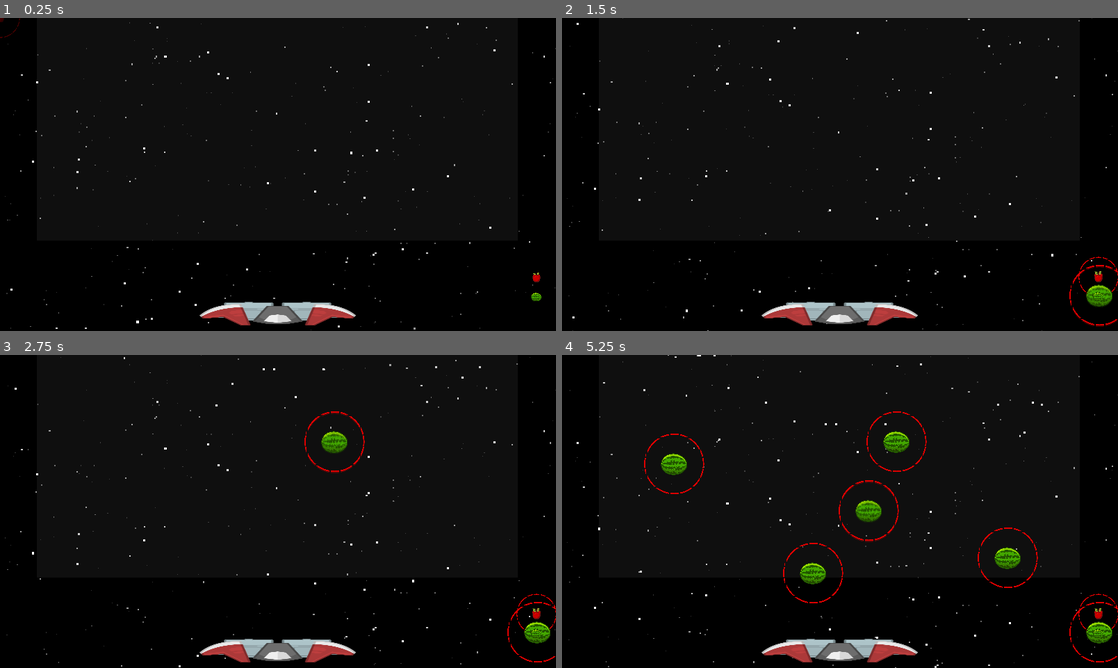
Above: before the commit, frames 1-4 (two rows, left to right).
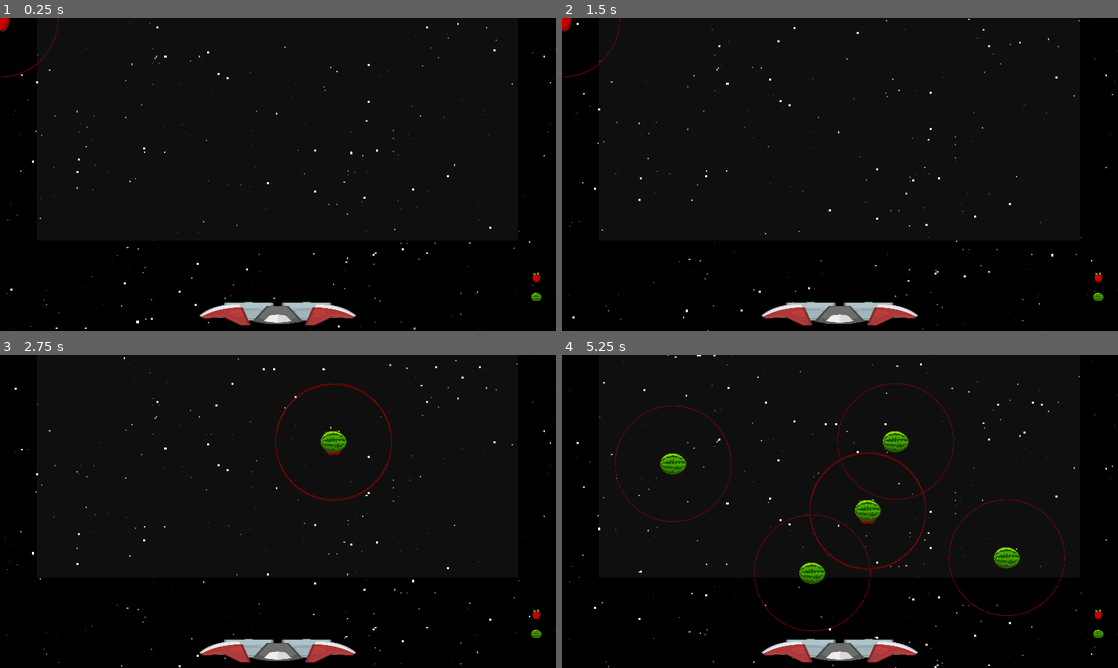
Above: after the commit, the same moments.

Repository: moby-it/cosmic-jack
Game: Godot game, scene res://scenes/main.tscn
Two runs of this game, one before a commit and one after it. Both use one fixed random seed, a clock stepped at 60 frames per second and the inputs below.
Inputs (mouse positions are in pixels of both pictures, inside the frame that each line leads up to):
- Up to frame 1 (0.25 s): no input
- Up to frame 2 (1.5 s): move the mouse to (1101, 277) at 0.52 s; click (1101, 277) at 0.67 s; move the mouse to (1095, 296) at 1.27 s; click (1095, 296) at 1.42 s
- Up to frame 3 (2.75 s): move the mouse to (333, 442) at 2.02 s; click (333, 442) at 2.17 s
- Up to frame 4 (5.25 s): move the mouse to (812, 574) at 2.77 s; click (812, 574) at 2.92 s; move the mouse to (1006, 558) at 3.52 s; click (1006, 558) at 3.67 s; move the mouse to (673, 464) at 4.27 s; click (673, 464) at 4.42 s; move the mouse to (867, 511) at 5.02 s; click (867, 511) at 5.17 s

The runs differ from the first frame. In frame 1, 0.1% of the frame differs, in the area x 0-11%, y 0-19%; in frame 2, 0.5%; in frame 3, 1.0%; in frame 4, 2.4%, in the area x 9-100%, y 9-99%.

Commit message:
cleaning up fruit HUD and placement
added parametric radius to fruits

Diff:
--- a/entities/apple.tscn
+++ /dev/null
@@ -1,64 +0,0 @@
-[gd_scene load_steps=7 format=3 uid="uid://cxvhh5yd3tff6"]
-
-[ext_resource type="Texture2D" uid="uid://cj31wjyhtnxcr" path="res://assets/red-apple-with-radius.png" id="1_7fswt"]
-[ext_resource type="Texture2D" uid="uid://csjbedbowth7i" path="res://assets/red-apple-with-radius-triggered_1.png" id="2_2gh6w"]
-
-[sub_resource type="Animation" id="Animation_qw4qw"]
-length = 0.001
-tracks/0/type = "value"
-tracks/0/imported = false
-tracks/0/enabled = true
-tracks/0/path = NodePath("Sprite2D:texture")
-tracks/0/interp = 1
-tracks/0/loop_wrap = true
-tracks/0/keys = {
-"times": PackedFloat32Array(0),
-"transitions": PackedFloat32Array(1),
-"update": 1,
-"values": [ExtResource("1_7fswt")]
-}
-
-[sub_resource type="Animation" id="Animation_ojryd"]
-resource_name = "triggered"
-length = 2.0
-loop_mode = 1
-step = 1.0
-tracks/0/type = "value"
-tracks/0/imported = false
-tracks/0/enabled = true
-tracks/0/path = NodePath("Sprite2D:texture")
-tracks/0/interp = 1
-tracks/0/loop_wrap = true
-tracks/0/keys = {
-"times": PackedFloat32Array(0, 1),
-"transitions": PackedFloat32Array(1, 1),
-"update": 1,
-"values": [ExtResource("2_2gh6w"), ExtResource("1_7fswt")]
-}
-
-[sub_resource type="AnimationLibrary" id="AnimationLibrary_bw73g"]
-_data = {
-"RESET": SubResource("Animation_qw4qw"),
-"triggered": SubResource("Animation_ojryd")
-}
-
-[sub_resource type="CircleShape2D" id="CircleShape2D_ajhhp"]
-radius = 748.0
-
-[node name="Apple" type="Node2D"]
-position = Vector2(0, 4)
-
-[node name="Sprite2D" type="Sprite2D" parent="."]
-scale = Vector2(0.1, 0.1)
-texture = ExtResource("1_7fswt")
-
-[node name="AnimationPlayer" type="AnimationPlayer" parent="Sprite2D"]
-root_node = NodePath("../..")
-libraries = {
-"": SubResource("AnimationLibrary_bw73g")
-}
-
-[node name="Area2D" type="Area2D" parent="Sprite2D"]
-
-[node name="CollisionShape2D" type="CollisionShape2D" parent="Sprite2D/Area2D"]
-shape = SubResource("CircleShape2D_ajhhp")
--- a/entities/enemy.tscn
+++ b/entities/enemy.tscn
@@ -1,3 +1,18 @@
-[gd_scene format=3 uid="uid://dy1ndkh3j6my7"]
+[gd_scene load_steps=3 format=3 uid="uid://dy1ndkh3j6my7"]
+
+[ext_resource type="Texture2D" uid="uid://ufqmqwe88t4d" path="res://assets/space_croc.png" id="1_ifeyg"]
+
+[sub_resource type="CapsuleShape2D" id="CapsuleShape2D_l7qrp"]
+radius = 107.0
+height = 264.0
 
 [node name="Enemy" type="Node2D"]
+
+[node name="Area2D" type="Area2D" parent="."]
+
+[node name="CollisionShape2D" type="CollisionShape2D" parent="Area2D"]
+position = Vector2(10, 6)
+shape = SubResource("CapsuleShape2D_l7qrp")
+
+[node name="Sprite2D" type="Sprite2D" parent="."]
+texture = ExtResource("1_ifeyg")
--- /dev/null
+++ b/entities/fruits/apple.gd
@@ -0,0 +1,20 @@
+extends Node2D
+
+@export var radius: int = 200
+@export var border_radius: float = 10.0
+@export var border_color: Color = Color.DARK_RED
+@export var border_width: float = 2.0
+@onready var collision_shape = $Area2D/CollisionShape2D
+@onready var sprite = $Sprite2D
+
+func _draw() -> void:
+	collision_shape.shape.radius = radius
+	draw_circle(sprite.position, radius, border_color, false, border_width)
+	pass # Replace with function body.
+
+# Called every frame. 'delta' is the elapsed time since the previous frame.
+func _process(delta: float) -> void:
+	pass
+
+func change_transparency():
+	self.modulate.a = 0.5
--- /dev/null
+++ b/entities/fruits/apple.tscn
@@ -0,0 +1,20 @@
+[gd_scene load_steps=4 format=3 uid="uid://cxvhh5yd3tff6"]
+
+[ext_resource type="Script" path="res://entities/fruits/apple.gd" id="1_q66ws"]
+[ext_resource type="Texture2D" uid="uid://1po65a0m6jx7" path="res://assets/red-apple.png" id="2_0u1vc"]
+
+[sub_resource type="CircleShape2D" id="CircleShape2D_ajhhp"]
+
+[node name="Apple" type="Node2D"]
+position = Vector2(0, 4)
+script = ExtResource("1_q66ws")
+
+[node name="Sprite2D" type="Sprite2D" parent="."]
+scale = Vector2(0.1, 0.1)
+texture = ExtResource("2_0u1vc")
+
+[node name="Area2D" type="Area2D" parent="."]
+scale = Vector2(0.1, 0.1)
+
+[node name="CollisionShape2D" type="CollisionShape2D" parent="Area2D"]
+shape = SubResource("CircleShape2D_ajhhp")
--- /dev/null
+++ b/entities/fruits/watermelon.gd
@@ -0,0 +1,20 @@
+extends Node2D
+
+@export var radius: int = 200
+@export var border_radius: float = 10.0
+@export var border_color: Color = Color.DARK_RED
+@export var border_width: float = 2.0
+@onready var collision_shape = $Area2D/CollisionShape2D
+@onready var sprite = $Sprite2D
+
+func _draw() -> void:
+	collision_shape.shape.radius = radius
+	draw_circle(sprite.position, radius, border_color, false, border_width)
+	pass # Replace with function body.
+
+# Called every frame. 'delta' is the elapsed time since the previous frame.
+func _process(delta: float) -> void:
+	pass
+
+func change_transparency():
+	self.modulate.a = 0.5
--- /dev/null
+++ b/entities/fruits/watermelon.tscn
@@ -0,0 +1,23 @@
+[gd_scene load_steps=4 format=3 uid="uid://dwsdcklwnqpng"]
+
+[ext_resource type="Texture2D" uid="uid://o5vybnpbr2l6" path="res://assets/watermelon.png" id="1_ihhoc"]
+[ext_resource type="Script" path="res://entities/fruits/watermelon.gd" id="2_pt3pk"]
+
+[sub_resource type="CircleShape2D" id="CircleShape2D_qd3wy"]
+
+[node name="Watermelon" type="Node2D"]
+position = Vector2(0, 4)
+script = ExtResource("2_pt3pk")
+
+[node name="Sprite2D" type="Sprite2D" parent="."]
+position = Vector2(0, -4)
+scale = Vector2(0.1, 0.1)
+texture = ExtResource("1_ihhoc")
+
+[node name="Area2D" type="Area2D" parent="."]
+position = Vector2(0, -4)
+scale = Vector2(0.1, 0.1)
+
+[node name="CollisionShape2D" type="CollisionShape2D" parent="Area2D"]
+position = Vector2(30, -2.38419e-06)
+shape = SubResource("CircleShape2D_qd3wy")
--- a/entities/watermelon.tscn
+++ /dev/null
@@ -1,64 +0,0 @@
-[gd_scene load_steps=7 format=3 uid="uid://dwsdcklwnqpng"]
-
-[ext_resource type="Texture2D" uid="uid://cunk3f27vjdi0" path="res://assets/watermelon_circle.png" id="1_yrt62"]
-[ext_resource type="Texture2D" uid="uid://bikhjhomldq7c" path="res://assets/watermelon_circle_red.png" id="2_ddd75"]
-
-[sub_resource type="Animation" id="Animation_w7782"]
-length = 0.001
-tracks/0/type = "value"
-tracks/0/imported = false
-tracks/0/enabled = true
-tracks/0/path = NodePath(".:texture")
-tracks/0/interp = 1
-tracks/0/loop_wrap = true
-tracks/0/keys = {
-"times": PackedFloat32Array(0),
-"transitions": PackedFloat32Array(1),
-"update": 1,
-"values": [ExtResource("1_yrt62")]
-}
-
-[sub_resource type="Animation" id="Animation_5smq5"]
-resource_name = "triggered"
-length = 2.0
-loop_mode = 1
-tracks/0/type = "value"
-tracks/0/imported = false
-tracks/0/enabled = true
-tracks/0/path = NodePath(".:texture")
-tracks/0/interp = 1
-tracks/0/loop_wrap = true
-tracks/0/keys = {
-"times": PackedFloat32Array(0, 1),
-"transitions": PackedFloat32Array(1, 1),
-"update": 1,
-"values": [ExtResource("2_ddd75"), ExtResource("1_yrt62")]
-}
-
-[sub_resource type="AnimationLibrary" id="AnimationLibrary_vx5r4"]
-_data = {
-"RESET": SubResource("Animation_w7782"),
-"triggered": SubResource("Animation_5smq5")
-}
-
-[sub_resource type="CircleShape2D" id="CircleShape2D_ajhhp"]
-radius = 1090.0
-
-[node name="Watermelon" type="Node2D"]
-position = Vector2(0, 4)
-
-[node name="Sprite2D" type="Sprite2D" parent="."]
-position = Vector2(0, -4)
-scale = Vector2(0.1, 0.1)
-texture = ExtResource("1_yrt62")
-
-[node name="AnimationPlayer" type="AnimationPlayer" parent="Sprite2D"]
-libraries = {
-"": SubResource("AnimationLibrary_vx5r4")
-}
-
-[node name="Area2D" type="Area2D" parent="Sprite2D"]
-
-[node name="CollisionShape2D" type="CollisionShape2D" parent="Sprite2D/Area2D"]
-position = Vector2(30, -2.38419e-06)
-shape = SubResource("CircleShape2D_ajhhp")
--- a/scenes/main.gd
+++ b/scenes/main.gd
@@ -1,20 +1,23 @@
 extends Node2D
 
-@onready var apple_scn = preload("res://entities/apple.tscn")
-@onready var watermelon_scn = preload("res://entities/watermelon.tscn")
-@onready var active_fruit_scn = $"Active Fruit"
+@onready var apple_scn = preload("res://entities/fruits/apple.tscn")
+@onready var watermelon_scn = preload("res://entities/fruits/watermelon.tscn")
+@onready var play_area = $play_area
+var active_fruit_scn
 enum FRUITS { APPLE = 0, WATERMELON }
 var active_fruit = FRUITS.APPLE
 
 # Called when the node enters the scene tree for the first time.
 func _ready() -> void:
+	active_fruit_scn = apple_scn.instantiate()
+	self.add_child(active_fruit_scn)
 	pass # Replace with function body.
 
 
 func _input(event) -> void:
-	if(event is InputEventMouseButton && event.button_index == MOUSE_BUTTON_LEFT && active_fruit_scn.visible):
+	if(event is InputEventMouseButton && event.button_index == MOUSE_BUTTON_LEFT && active_fruit_scn && play_area.get_rect().has_point(event.position)):
 		place_fruit(event.position)
-	if (event is InputEventMouseMotion):
+	if (event is InputEventMouseMotion && is_instance_valid(active_fruit_scn) && play_area.get_rect().has_point(event.position)):
 		active_fruit_scn.position = event.position
 	pass
 
@@ -23,31 +26,30 @@
 	pass
 
 func place_fruit(position: Vector2) -> void:
+	var scn = create_fruit_scn()
+	scn.position = Vector2(position)
+	self.add_child(scn)
+
+func create_fruit_scn() -> Node:
 	match active_fruit:
-		FRUITS.APPLE:
-			var apple_scn = apple_scn.instantiate()
-			apple_scn.position = Vector2(position)
-			self.add_child(apple_scn)
-		FRUITS.WATERMELON:
-			var watermelon_scn = watermelon_scn.instantiate()
-			watermelon_scn.position = Vector2(position)
-			self.add_child(watermelon_scn)
+		0:
+			return apple_scn.instantiate()
+		1:
+			return watermelon_scn.instantiate()
+	return
+
+func _on_hud_fruit_selected(f: int) -> void:
+	active_fruit = f
+	pass # Replace with function body.
+
 
 func _on_play_area_mouse_entered() -> void:
-	active_fruit_scn.visible = true
+	if not is_instance_valid(active_fruit_scn):
+		active_fruit_scn = create_fruit_scn()
+		self.add_child(active_fruit_scn)
 	pass # Replace with function body.
 
 
 func _on_play_area_mouse_exited() -> void:
-	active_fruit_scn.visible = false
+	active_fruit_scn.queue_free()
 	pass # Replace with function body.
-
-
-func _on_hud_fruit_selected(f: int) -> void:
-	active_fruit = f
-	match f:
-		0:
-			active_fruit_scn.texture = load("res://assets/red-apple-with-radius_opaque.png")
-		1:
-			active_fruit_scn.texture = load("res://assets/watermelon_circle_opaue.png")
-	pass # Replace with function body.
--- a/scenes/main.tscn
+++ b/scenes/main.tscn
@@ -1,9 +1,8 @@
-[gd_scene load_steps=6 format=3 uid="uid://b1i44l6vbgk6c"]
+[gd_scene load_steps=5 format=3 uid="uid://b1i44l6vbgk6c"]
 
 [ext_resource type="Script" path="res://scenes/main.gd" id="1_w06hk"]
 [ext_resource type="PackedScene" uid="uid://13dothaq8nub" path="res://entities/ship.tscn" id="3_61vle"]
 [ext_resource type="PackedScene" uid="uid://dcpxt7vufytv5" path="res://entities/background/background.tscn" id="3_qsmjo"]
-[ext_resource type="Texture2D" uid="uid://buvpjp6vg0ym6" path="res://assets/red-apple-with-radius_opaque.png" id="4_x371x"]
 [ext_resource type="PackedScene" uid="uid://kg6eh17l30iv" path="res://entities/hud.tscn" id="5_umtyr"]
 
 [node name="Main" type="Node2D"]
@@ -23,11 +22,6 @@
 [node name="Background" parent="." instance=ExtResource("3_qsmjo")]
 z_index = -10
 
-[node name="Active Fruit" type="Sprite2D" parent="."]
-z_index = 1
-scale = Vector2(0.1, 0.1)
-texture = ExtResource("4_x371x")
-
 [node name="play_area" type="ColorRect" parent="."]
 z_index = -1
 offset_left = 128.0
Binary file added: assets/space_croc.png
Not shown, added: assets/space_croc.png.import
